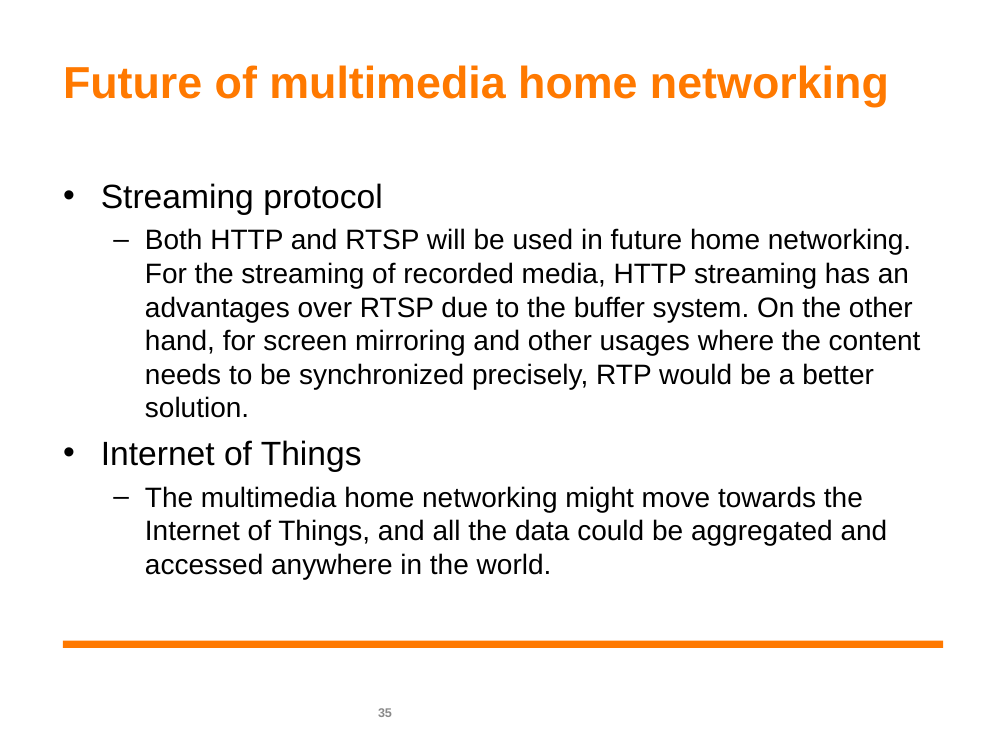
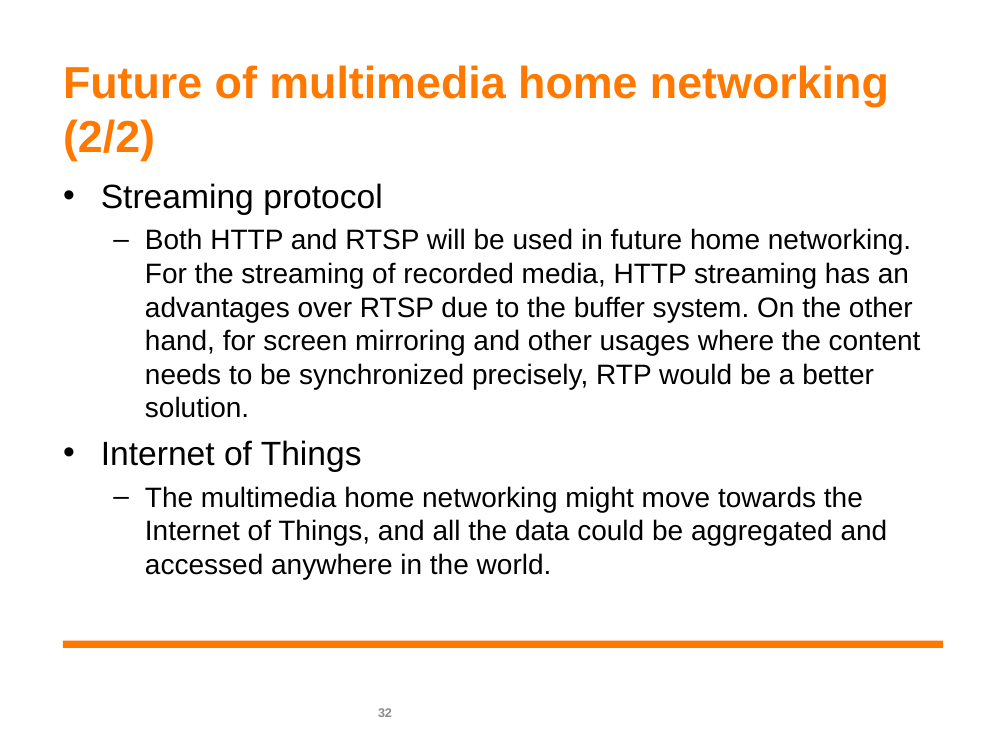
Before and after one commit to pengdev/home-networking, a slide deck: slide 32 of liu_120515.ppt (slide 35 before the commit). Drawn at 1008x756 pixels with LibreOffice and Linux fonts; fonts in the diff are those of the drawing; background and template pictures are left out. Boxes give left, top, right and bottom in pixels: in the first picture for what was removed or moved away, otherwise in the second. Text is boxed around its words. In the diff, an @@ line names an element or a change of style, - is before the commit and + after.

```diff
--- a/liu_120515.ppt
+++ b/liu_120515.ppt
@@ title at (x1=63, y1=65, x2=889, y2=161): text changed @@
-Future of multimedia home networking
+Future of multimedia home networking (2/2)
@@ page number at (x1=378, y1=708, x2=392, y2=717): text changed @@
-35
+32
```
Also in this commit, not shown: 13 other slides changed, 1 slide added, 1 other file.
